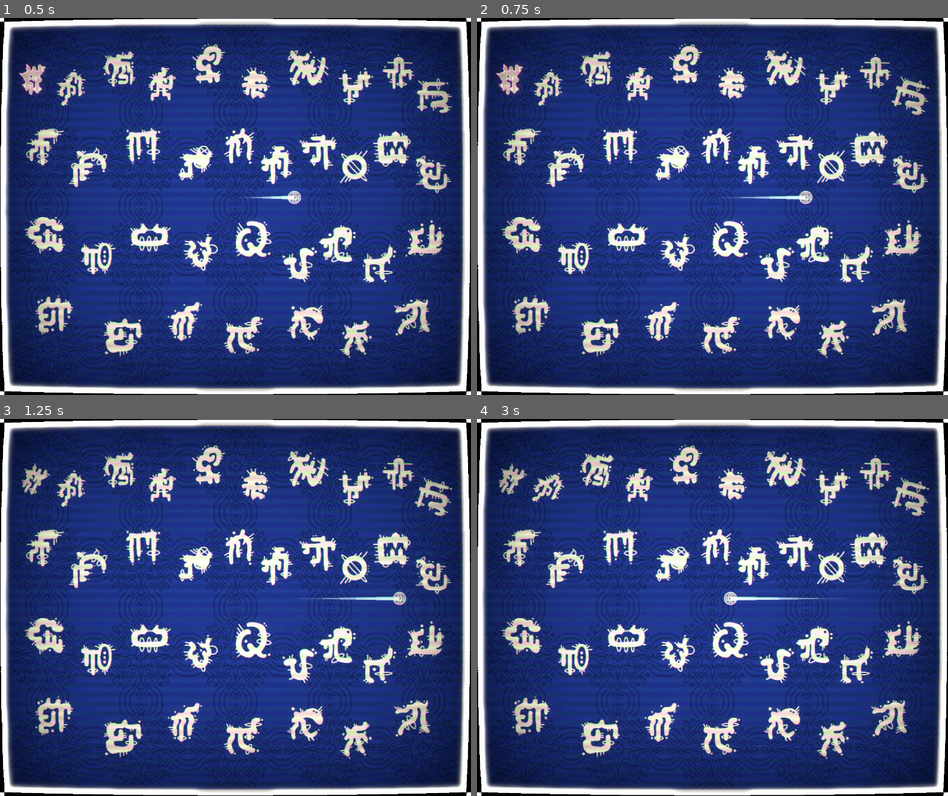
Above: before the commit, frames 1-4 (two rows, left to right).
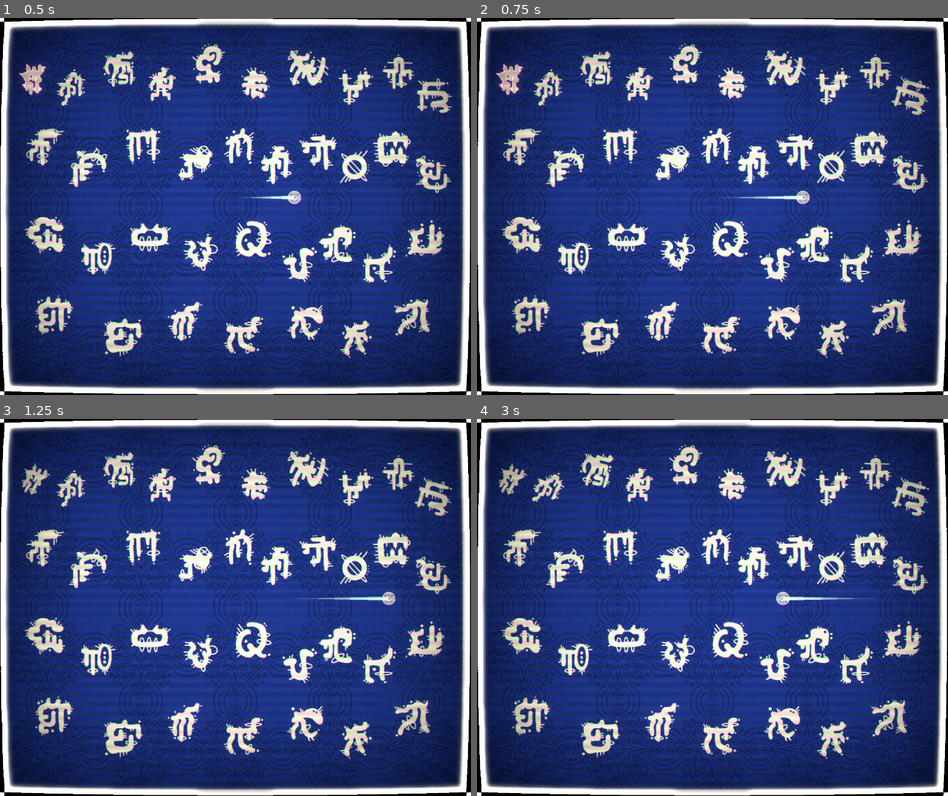
Above: after the commit, the same moments.

Repository: C-RJohnston/KBoard-Pong
Game: Godot game, scene res://MainScene.tscn
The game is run twice, just before and just after one commit, with the same random seed, the same clock (stepped at 60 frames per second) and the same inputs.
Inputs (mouse positions are in pixels of both pictures, inside the frame that each line leads up to):
- Up to frame 1 (0.5 s): no input
- Up to frame 2 (0.75 s): tap Enter at 0.5 s; move the mouse to (816, 187) at 0.52 s; hold Up (ui_up) from 0.53 s (still down); tap 0 (0) at 0.6 s; click (816, 187) at 0.67 s
- Up to frame 3 (1.25 s): keep holding Up (ui_up); tap 1 (1) at 0.8 s
- Up to frame 4 (3 s): release Up (ui_up) at 1.25 s; drag from (618, 626) to (688, 682) at 1.27 s; move the mouse to (759, 524) at 2.02 s; hold Up (ui_up) 2.03-2.75 s; tap 2 (2) at 2.1 s; tap 3 (3) at 2.3 s; drag from (688, 682) to (571, 550) at 2.77 s

Frame 1 is identical in both runs. In frame 2, 0.1% of the frame differs, in the area x 55-72%, y 45-50%; in frame 3, 0.2%; in frame 4, 0.4%, in the area x 52-83%, y 45-50%.

Commit message:
added bg noise

Diff:
--- a/CamCave/sounds.gd
+++ b/CamCave/sounds.gd
@@ -129,3 +129,21 @@
 # Called every frame. 'delta' is the elapsed time since the previous frame.
 func _process(delta):
 	pass
+
+
+
+
+func _on_instrument_options_item_selected(index):
+	match index:
+		0:
+			path = preload("res://Assets/cs80 funky.wav")
+			chord_path = preload("res://Assets/bass a4.wav")
+		1:
+			path = preload("res://Assets/A4 Piano.wav")
+			chord_path = preload("res://Assets/A4 Piano.wav")
+		2:
+			path = preload("res://Assets/guitar a4.wav")
+			chord_path = preload("res://Assets/guitar a4.wav")
+		_:
+			path = preload("res://Assets/cs80 funky.wav")
+			chord_path = preload("res://Assets/bass a4.wav")
--- a/MainScene.tscn
+++ b/MainScene.tscn
@@ -44,7 +44,8 @@
 [ext_resource type="Texture2D" uid="uid://dtwdpdkpnisfr" path="res://Sprites/Tiles/Part2/tile012.png" id="40_en5tx"]
 [ext_resource type="Texture2D" uid="uid://co7ggkfupxeae" path="res://Sprites/Tiles/Part2/tile013.png" id="41_i66nc"]
 [ext_resource type="Texture2D" uid="uid://ccm56e4ftxqiu" path="res://Sprites/PrototypeAssets/bordrr.png" id="42_48cxy"]
-[ext_resource type="Theme" uid="uid://cb4ofx1tjqlvo" path="res://GameTheme.tres" id="45_m8127"]
+[ext_resource type="Theme" uid="uid://bhlt6elvpnb2p" path="res://GameTheme.tres" id="45_m8127"]
+[ext_resource type="AudioStream" uid="uid://blela3gy51lh3" path="res://Assets/tone.wav" id="46_nhb4b"]
 [ext_resource type="Texture2D" uid="uid://bvk50k8neq64d" path="res://Sprites/bgtile2.png" id="46_novl4"]
 
 [sub_resource type="ShaderMaterial" id="ShaderMaterial_681tj"]
@@ -806,6 +807,10 @@
 position = Vector2(1350, 1050)
 texture = ExtResource("46_novl4")
 
+[node name="AudioStreamPlayer" type="AudioStreamPlayer" parent="."]
+stream = ExtResource("46_nhb4b")
+autoplay = true
+
 [connection signal="pressed" from="PanelContainer/ScrollContainer/VBoxContainer/Balls/BallMinus" to="." method="_on_ball_minus_pressed"]
 [connection signal="pressed" from="PanelContainer/ScrollContainer/VBoxContainer/Balls/BallPlus" to="." method="_on_ball_plus_pressed"]
 [connection signal="pressed" from="PanelContainer/ScrollContainer/VBoxContainer/ExitMenu/ExitButton" to="." method="_on_exit_button_pressed"]
--- a/Scenes/Ball/ball.gd
+++ b/Scenes/Ball/ball.gd
@@ -39,12 +39,6 @@
 	for point in queue:
 		line.add_point(point)
 
-func _input(event):
-	if(event.is_action_pressed("ui_up")):
-		increase_speed(50)
-	if(event.is_action_pressed("ui_down")):
-		decrease_speed(50)
-
 
 func _on_body_entered(body):
 	pass # Replace with function body.
--- a/Scenes/Icon/icon.gd
+++ /dev/null
@@ -1,26 +0,0 @@
-extends Node2D
-
-@export var wiggle_speed = 10
-@export var wiggle_amount = 0.05
-var wiggle_timer = 0
-var wiggle = false
-
-# Called when the node enters the scene tree for the first time.
-func _ready():
-	$Particles.emitting = false
-
-# Called every frame. 'delta' is the elapsed time since the previous frame.
-func _process(delta):
-	if wiggle:
-		wiggle_timer += delta * wiggle_speed
-		rotation = sin(wiggle_timer) * wiggle_amount
-
-func pressed():
-	wiggle = true
-	$Sprite2D.modulate = Color(2,2,2,1)
-	$Particles.emitting = true
-
-func released():
-	wiggle = false
-	$Sprite2D.modulate = Color(1,1,1,1)
-	$Particles.emitting = false
--- a/Scenes/Icon/icon.tscn
+++ /dev/null
@@ -1,40 +0,0 @@
-[gd_scene load_steps=5 format=3 uid="uid://b1kpmh44sily0"]
-
-[ext_resource type="Texture2D" uid="uid://bkt2gv1dg42nv" path="res://Sprites/Tiles/Part1/tile000.png" id="1_ryyj7"]
-[ext_resource type="Script" path="res://Scenes/Icon/icon.gd" id="1_x5kcn"]
-
-[sub_resource type="Gradient" id="Gradient_q2xt3"]
-offsets = PackedFloat32Array(0, 0.984615)
-colors = PackedColorArray(1.8, 1.8, 1.8, 1, 0, 0, 0, 0)
-
-[sub_resource type="GradientTexture2D" id="GradientTexture2D_l0nu0"]
-gradient = SubResource("Gradient_q2xt3")
-width = 16
-height = 16
-use_hdr = true
-fill = 2
-fill_from = Vector2(0.5, 0.5)
-fill_to = Vector2(0.829897, 0.175258)
-
-[node name="Icon" type="Node2D"]
-script = ExtResource("1_x5kcn")
-wiggle_speed = 50
-
-[node name="Sprite2D" type="Sprite2D" parent="."]
-texture = ExtResource("1_ryyj7")
-
-[node name="Particles" type="CPUParticles2D" parent="."]
-emitting = false
-amount = 100
-lifetime = 2.0
-texture = SubResource("GradientTexture2D_l0nu0")
-emission_shape = 1
-emission_sphere_radius = 95.96
-direction = Vector2(0, 0)
-gravity = Vector2(0, 0)
-angular_velocity_min = 133.72
-angular_velocity_max = 427.91
-linear_accel_min = 15.05
-linear_accel_max = 34.4
-radial_accel_min = 21.5
-radial_accel_max = 75.27
--- a/default_bus_layout.tres
+++ b/default_bus_layout.tres
@@ -1,4 +1,4 @@
-[gd_resource type="AudioBusLayout" format=3 uid="uid://88r5kcqvfry1"]
+[gd_resource type="AudioBusLayout" format=3 uid="uid://64dcbbddn3da"]
 
 [resource]
-bus/0/volume_db = -3.32444
+bus/0/volume_db = -3.11736
--- a/project.godot
+++ b/project.godot
@@ -20,6 +20,7 @@
 window/size/viewport_width=1500
 window/size/viewport_height=1200
 window/stretch/mode="viewport"
+window/stretch/aspect="expand"
 
 [editor_plugins]
 
Not shown, added: Assets/guitar a4.wav.import
Not shown, added: Assets/tone.wav.import
Not shown: 1 places in GameTheme.tres that only renumber resources
Not shown: 1 places in MainScene.tscn that only renumber resources
Not shown, changed: attributions.txt
Not shown, changed: Assets/bass a4.wav
Not shown, changed: Assets/cs80 funky.wav
Not shown, added: Assets/guitar a4.wav
Not shown, added: Assets/tone.wav
